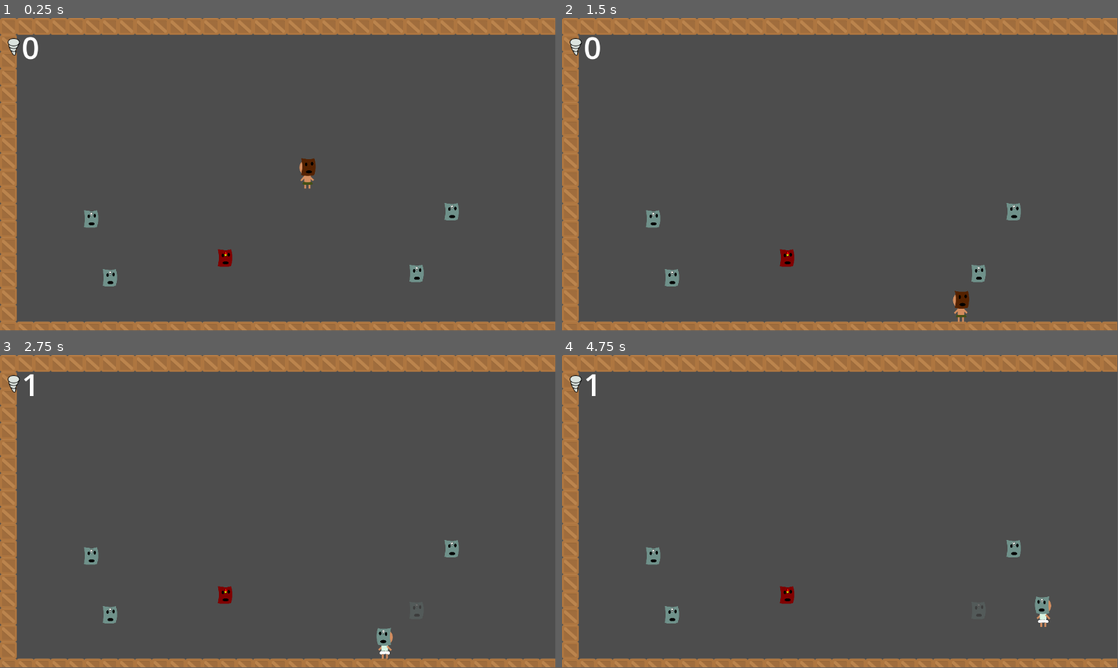
Above: before the commit, frames 1-4 (two rows, left to right).
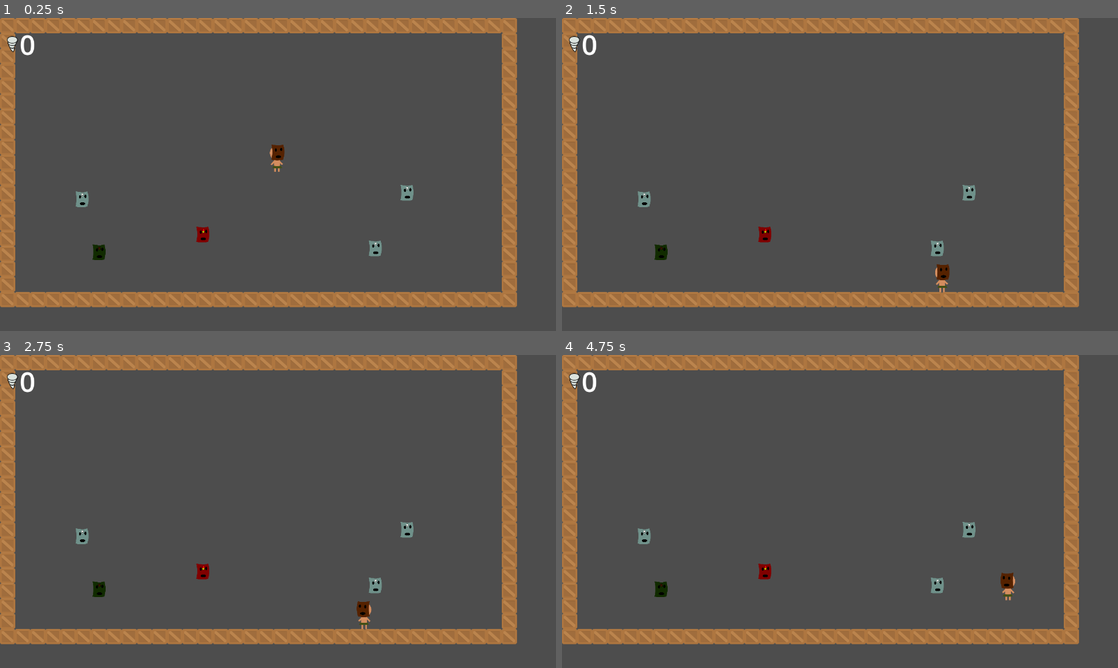
Above: after the commit, the same moments.

Repository: Nabiz/FourElements
Game: Godot game, scene res://Levels/TestLevel.tscn
Same seed, same stepped clock (60 frames per second), same inputs: the game is played once before the commit and once after it. The engine's default icon, where the game draws it, is replaced by a stand-in: a white triangle on a blue panel in a dark square.
Inputs:
- Up to frame 1 (0.25 s): no input
- Up to frame 2 (1.5 s): tap Enter (ui_accept) at 0.5, 0.77 s; hold Right (ui_right) from 0.53 s (still down); tap X (ui_fire) at 0.6, 1.35 s
- Up to frame 3 (2.75 s): tap Enter (ui_accept) at 1.52 s; release Right (ui_right) at 2.03 s; hold Left (ui_left) from 2.03 s (still down); tap X (ui_fire) at 2.1 s
- Up to frame 4 (4.75 s): release Left (ui_left) at 2.78 s; hold Right (ui_right) 2.78-4.28 s; tap X (ui_fire) at 2.85, 3.6, 4.35 s; tap Enter (ui_accept) at 3.02, 3.77, 4.52 s; hold Left (ui_left) from 4.28 s (still down)
In our replay, the window is 799x449 before the commit and 800x450 after it. These sizes can differ from the game's own. Grey fills any space a smaller window leaves; there, only what the larger window draws over its background counts as a difference.

The runs differ from the first frame. In frame 1, 13% of the frame differs, in the area x 0-100%, y 0-100%; in frame 2, 13%; in frame 3, 13%; in frame 4, 13%.

Commit message:
add earth block

Diff:
--- a/Levels/TestLevel.tscn
+++ b/Levels/TestLevel.tscn
@@ -39,7 +39,7 @@
 
 [node name="MaskPickup5" parent="." instance=ExtResource("2_iqcmb")]
 position = Vector2(228, 539)
-element = 4
+element = 3
 
 [node name="Gui" parent="." instance=ExtResource("3_y1yrn")]
 
--- /dev/null
+++ b/Scenes/EarthBlock.tscn
@@ -0,0 +1,17 @@
+[gd_scene load_steps=4 format=3 uid="uid://cy55rh68t6vhq"]
+
+[ext_resource type="Texture2D" uid="uid://47gyut2y5yen" path="res://icon.svg" id="1_f31hp"]
+[ext_resource type="Script" uid="uid://fchn5auwuabt" path="res://Scripts/EarthBlock.gd" id="1_unpfy"]
+
+[sub_resource type="RectangleShape2D" id="RectangleShape2D_v7lsk"]
+size = Vector2(64, 64)
+
+[node name="EarthBlock" type="StaticBody2D"]
+script = ExtResource("1_unpfy")
+
+[node name="Sprite2D" type="Sprite2D" parent="."]
+scale = Vector2(0.5, 0.5)
+texture = ExtResource("1_f31hp")
+
+[node name="CollisionShape2D" type="CollisionShape2D" parent="."]
+shape = SubResource("RectangleShape2D_v7lsk")
--- a/Scenes/Player.gd
+++ b/Scenes/Player.gd
@@ -2,11 +2,12 @@
 extends CharacterBody2D
 
 
-const SPEED = 200.0
+const SPEED = 250.0
 const JUMP_VELOCITY = -400.0
 
 var face_direction = Vector2.RIGHT
 
+@export var marker_point: Marker2D
 @export var sprites: Node
 
 @export_category("ElementSprites")
@@ -17,6 +18,7 @@
 @export var air_sprite: Sprite2D
 
 var fire_bullet_scene: PackedScene = preload("res://Scenes/FireBullet.tscn")
+var earth_block_scene: PackedScene = preload("res://Scenes/EarthBlock.tscn")
 
 static var instance
 func _enter_tree() -> void:
@@ -25,6 +27,7 @@
 func _process(delta: float) -> void:
 	if Input.is_action_just_pressed("ui_fire"):
 		spawn_fire_bullet()
+		spawn_earth_block()
 
 func _physics_process(delta: float) -> void:
 	if Input.is_action_just_pressed("ui_select"):
@@ -81,10 +84,19 @@
 		bullet.position = position
 		get_parent().add_child(bullet)
 
+func spawn_earth_block():
+	if MaskManager.current_element == MaskManager.Element.EARTH:
+		MaskManager.use_ammo()
+		var block: EarthBlock = earth_block_scene.instantiate()
+		block.global_position = marker_point.global_position
+		get_parent().add_child(block)
+
 func _set_face_direction(direction):
 		if direction < -0.05:
 			sprites.scale.x = -1
 			face_direction = Vector2.LEFT
+			marker_point.position.x = -48
 		elif direction > 0.05:
 			sprites.scale.x = 1
 			face_direction = Vector2.RIGHT
+			marker_point.position.x = 48
--- a/Scenes/Player.tscn
+++ b/Scenes/Player.tscn
@@ -11,8 +11,9 @@
 radius = 16.0
 height = 64.0
 
-[node name="Player" type="CharacterBody2D" node_paths=PackedStringArray("sprites", "blank_sprite", "fire_sprite", "water_sprite", "earth_sprite", "air_sprite")]
+[node name="Player" type="CharacterBody2D" node_paths=PackedStringArray("marker_point", "sprites", "blank_sprite", "fire_sprite", "water_sprite", "earth_sprite", "air_sprite")]
 script = ExtResource("1_kyqiw")
+marker_point = NodePath("Marker2D")
 sprites = NodePath("Sprites")
 blank_sprite = NodePath("Sprites/BlankSprite")
 fire_sprite = NodePath("Sprites/FireSprite")
@@ -48,3 +49,6 @@
 
 [node name="CollisionShape2D" type="CollisionShape2D" parent="."]
 shape = SubResource("CapsuleShape2D_dewec")
+
+[node name="Marker2D" type="Marker2D" parent="."]
+position = Vector2(48, 0)
--- /dev/null
+++ b/Scripts/EarthBlock.gd
@@ -0,0 +1,2 @@
+class_name EarthBlock
+extends StaticBody2D
--- a/project.godot
+++ b/project.godot
@@ -19,6 +19,11 @@
 
 MaskManagerAutoload="*res://Scenes/Autoloads/MaskManagerAutoload.tscn"
 
+[display]
+
+window/size/viewport_width=1280
+window/size/viewport_height=720
+
 [file_customization]
 
 folder_colors={
Not shown, added: Scripts/EarthBlock.gd.uid
